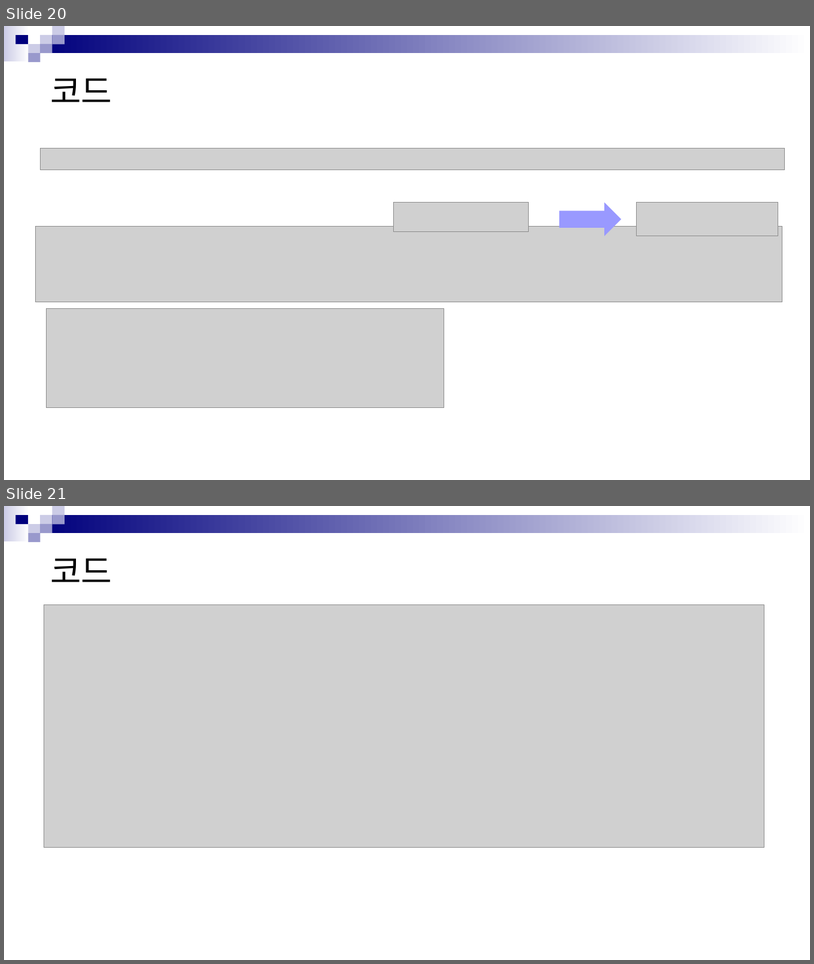
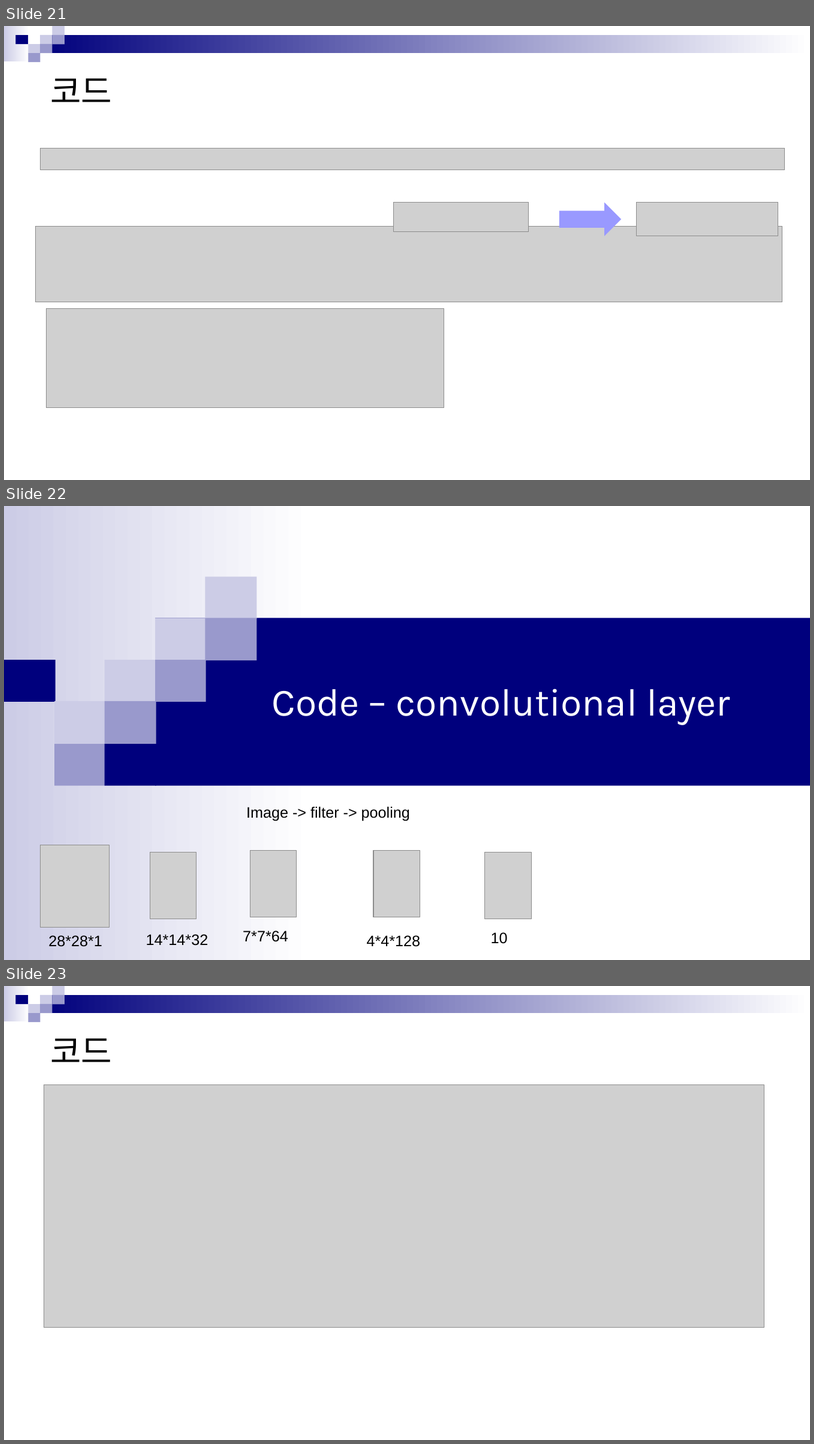
Before and after one commit to Smart-IoT-Lab/study-for-machine-learning, a slide deck: week_11/발표자료/박지우_발표자료_200130.pptx. Shown one above the other, each under a label of ours: slides 20 and 21 before the commit, slides 21, 22 and 23 after it. The pictures are 814x964 and 814x1444 pixels, drawn with LibreOffice and Linux fonts; fonts in the diff are those of the drawing; grey boxes stand for pictures; background and template pictures are left out. Boxes give left, top, right and bottom in pixels: in the first picture for what was removed or moved away, otherwise in the second. Text is boxed around its words. In the diff, an @@ line names an element or a change of style, - is before the commit and + after.

```diff
--- a/week_11/발표자료/박지우_발표자료_200130.pptx
+++ b/week_11/발표자료/박지우_발표자료_200130.pptx
@@ slide 22 added at (4,506,810,960), background #FFFFFF @@
@@ group added at (4,506,810,960): 12 rectangles @@
@@ title added at (272,688,731,725), 46 pt, text #FFFFFF @@
+Code – convolutional layer
@@ text added at (246,806,410,820), 18 pt, text #000000 @@
+Image -> filter -> pooling
@@ picture added at (40,845,109,927) @@
@@ picture added at (150,852,197,919) @@
@@ picture added at (250,850,297,917) @@
@@ picture added at (374,850,420,917) @@
@@ picture added at (485,852,531,919) @@
@@ text added at (48,935,102,946), 18 pt, text #000000 @@
+28*28*1
@@ text added at (146,934,209,945), 18 pt, text #000000 @@
+14*14*32
@@ text added at (243,930,288,942), 18 pt, text #000000 @@
+7*7*64
@@ text added at (367,935,421,946), 18 pt, text #000000 @@
+4*4*128
@@ text added at (491,932,508,943), 18 pt, text #000000 @@
+10
@@ what was slide 20 is now slide 21 @@
@@ what was slide 21 is now slide 23 @@
```
Also in this commit, not shown: 1 slide changed, 1 other slide added, 3 slides removed.
